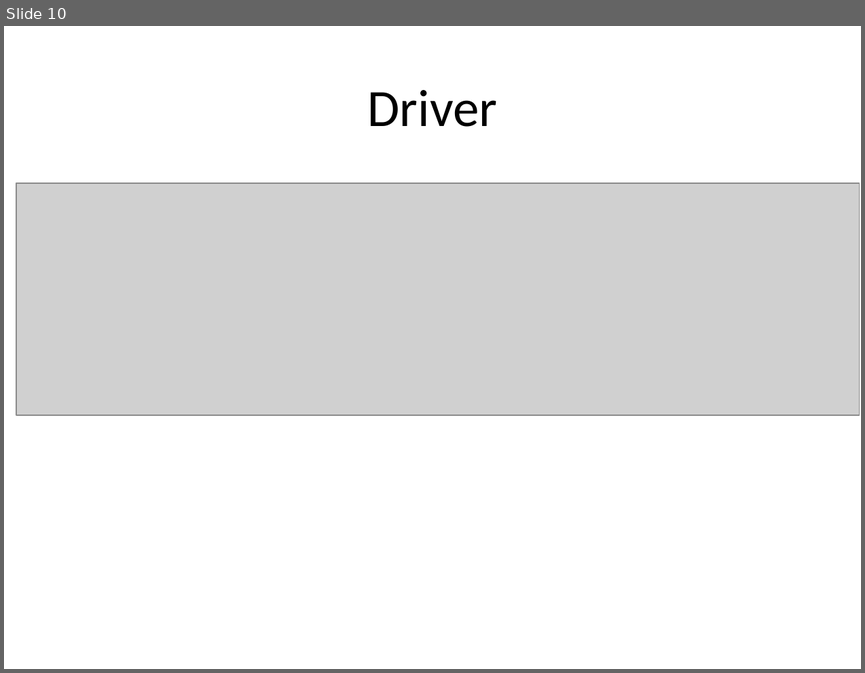
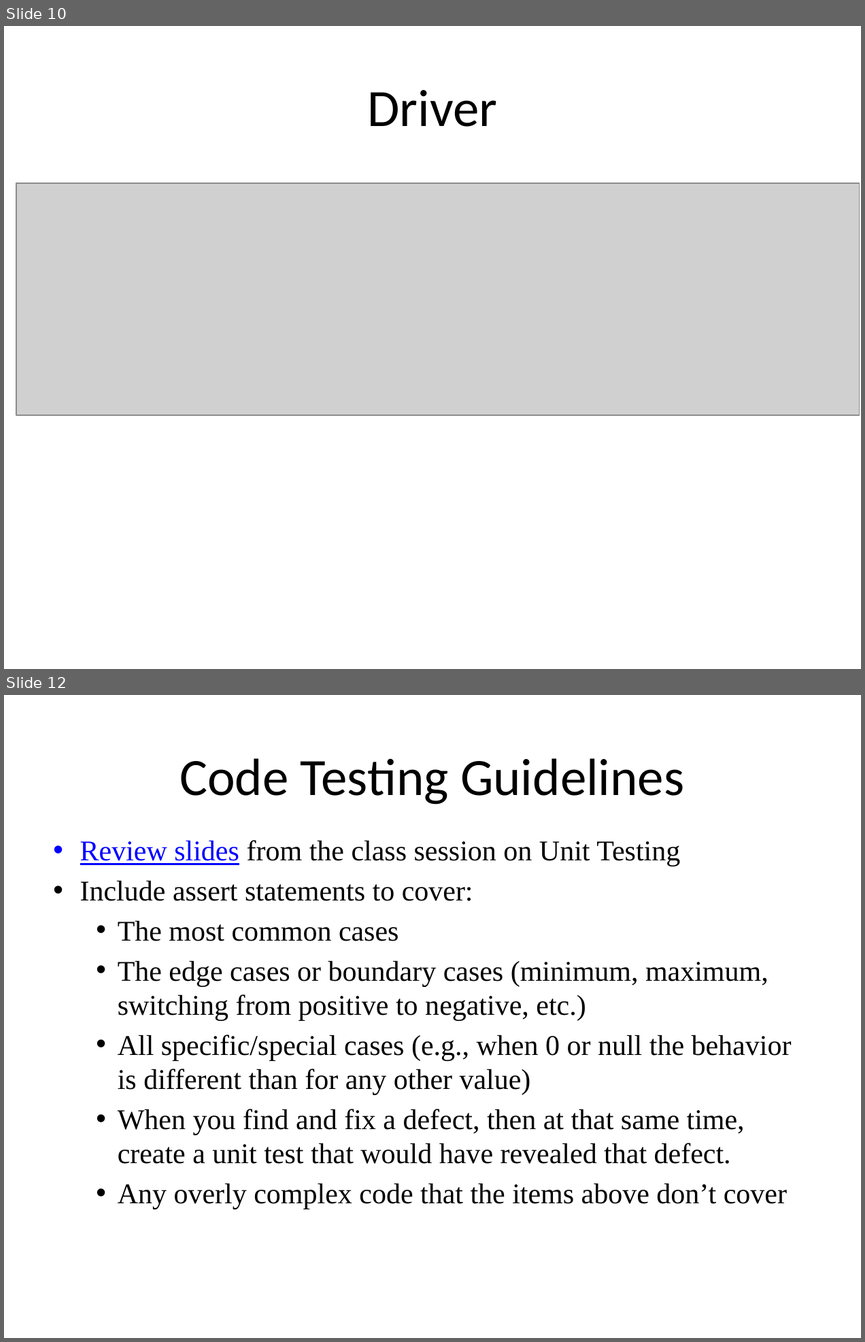
Before and after one commit to RHIT-CSSE/csse220, a slide deck: ClassMaterials/EventBasedGameLoop/Slides/Part3-MilestonesM0andM1.pptx. Shown one above the other, each under a label of ours: slide 10 before the commit, slides 10 and 12 after it; the slides between them are not shown. The pictures are 865x673 and 865x1342 pixels, drawn with LibreOffice and Linux fonts; fonts in the diff are those of the drawing; grey boxes stand for pictures. Boxes give left, top, right and bottom in pixels: in the first picture for what was removed or moved away, otherwise in the second. Text is boxed around its words. In the diff, an @@ line names an element or a change of style, - is before the commit and + after.

Commit message:
updating slides for fourth role and updated project guidelines

```diff
--- a/ClassMaterials/EventBasedGameLoop/Slides/Part3-MilestonesM0andM1.pptx
+++ b/ClassMaterials/EventBasedGameLoop/Slides/Part3-MilestonesM0andM1.pptx
@@ slide 12 added at [4, 695, 861, 1338], background #FFFFFF @@
@@ title added at [179, 758, 684, 804], 44 pt, text #000000 @@
+Code Testing Guidelines
@@ text added at [80, 840, 791, 1209], 24 pt, text #000000 @@
+• Review slides from the class session on Unit Testing
+• Include assert statements to cover:
+  • The most common cases
+  • The edge cases or boundary cases (minimum, maximum, switching from positive to negative, etc.)
+  • All specific/special cases (e.g., when 0 or null the behavior is different than for any other value)
+  • When you find and fix a defect, then at that same time, create a unit test that would have revealed that defect.
+  • Any overly complex code that the items above don’t cover
```
Also in this commit, not shown: 1 slide changed, 2 other slides added, 14 other files.
